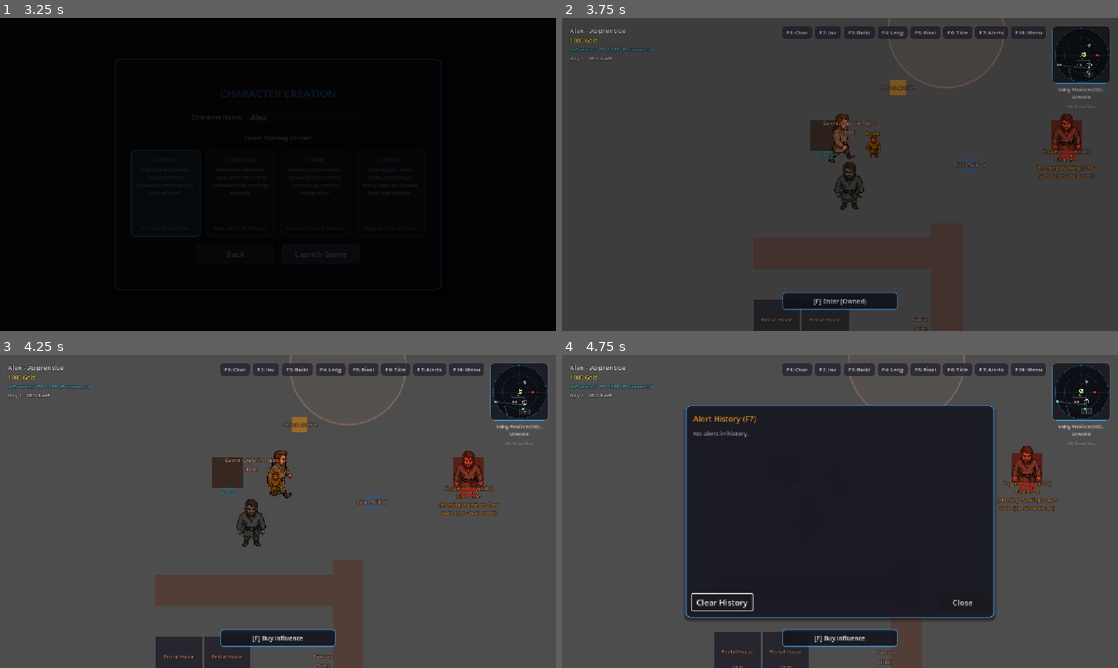
Above: before the commit, frames 1-4 (two rows, left to right).
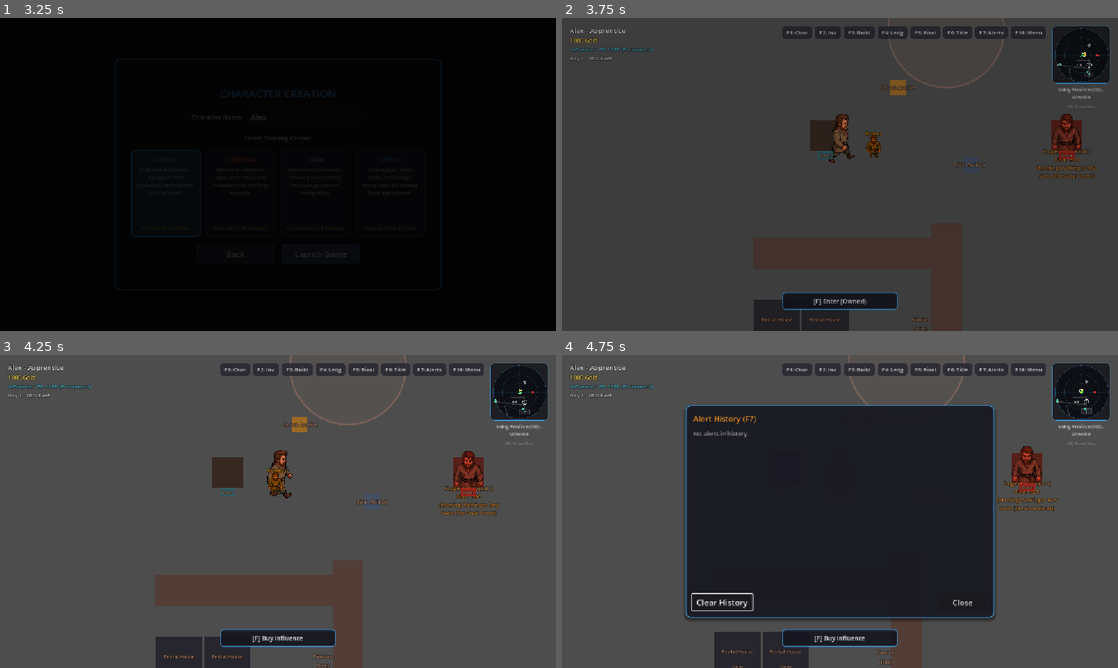
Above: after the commit, the same moments.

Repository: guimsp/guild-valley
Game: Godot game, scene res://UI/main_menu.tscn
The game is run twice, just before and just after one commit, with the same random seed, the same clock (stepped at 60 frames per second) and the same inputs.
Inputs (mouse positions are in pixels of both pictures, inside the frame that each line leads up to):
- Up to frame 1 (3.25 s): click "Start New Game" at 0.5 s; click "Next" at 1.25 s; click (305, 118) at 2.02 s; type "Alex" at 2.1 s; click "Launch Game" at 2.75 s
- Up to frame 2 (3.75 s): tap Enter (ui_accept) at 3.5 s; move the mouse to (962, 158) at 3.52 s; hold D (move_right) from 3.53 s (still down); hold R (buy_workstation) from 3.53 s (still down); click (962, 158) at 3.67 s
- Up to frame 3 (4.25 s): keep holding D (move_right); keep holding R (buy_workstation); tap Enter (ui_accept) at 3.77 s
- Up to frame 4 (4.75 s): move the mouse to (728, 527) at 4.27 s; release D (move_right) at 4.28 s; release R (buy_workstation) at 4.28 s; hold S (move_down) from 4.28 s (still down); tap F7 (hud_alerts) at 4.35 s; tap Enter (ui_accept) at 4.52 s

Frame 1 is identical in both runs. In frame 2, 0.4% of the frame differs, in the area x 47-94%, y 12-62%; in frame 3, 0.5%, in the area x 40-94%, y 12-62%; in frame 4, less than 0.1%.

Commit message:
Relocate guards to council chambers, add symmetric guild houses, and restrict guild interactions to guild members

Diff:
--- a/components/buildings/guild_hall_interior.gd
+++ b/components/buildings/guild_hall_interior.gd
@@ -22,6 +22,19 @@
 	_spawn_guild_master()
 	_spawn_office_nodes()
 
+func _get_guild_profession() -> String:
+	if parent_building and "custom_name" in parent_building:
+		var cn = parent_building.custom_name.to_lower()
+		if "craftsman" in cn:
+			return "craftsman"
+		elif "scholar" in cn:
+			return "scholar"
+		elif "tailor" in cn:
+			return "tailor"
+		elif "patreon" in cn:
+			return "patreon"
+	return "General"
+
 func _spawn_office_nodes() -> void:
 	var offices = [
 		{ "name": "Grand Chairman", "office": "Grand Chairman", "pos": Vector2(-200, 40), "color": Color(1.0, 0.85, 0.5) },
@@ -30,6 +43,7 @@
 	]
 
 	var npc_scene = load("res://entities/npc/npc.tscn")
+	var prof = _get_guild_profession()
 	for off in offices:
 		if npc_scene:
 			var npc = npc_scene.instantiate() as CharacterBody2D
@@ -41,6 +55,7 @@
 			npc.is_quest_npc = false
 			npc.set_meta("is_guild_office_npc", true)
 			npc.set_meta("office_name", off.office)
+			npc.set_meta("guild_profession", prof)
 
 			var sprite = npc.get_node_or_null("AnimatedSprite2D")
 			if sprite:
@@ -57,18 +72,7 @@
 		var gm = npc_scene.instantiate() as CharacterBody2D
 		gm.name = "GuildMaster"
 
-		var prof = "General"
-		if parent_building and "custom_name" in parent_building:
-			var cn = parent_building.custom_name.to_lower()
-			if "craftsman" in cn:
-				prof = "craftsman"
-			elif "scholar" in cn:
-				prof = "scholar"
-			elif "tailor" in cn:
-				prof = "tailor"
-			elif "patreon" in cn:
-				prof = "patreon"
-
+		var prof = _get_guild_profession()
 		gm.npc_name = prof.capitalize() + " Guild Master" if prof != "General" else "Guild Master"
 		gm.position = Vector2(0, -100)
 		gm.npc_type = NPCAIController.NPCType.TYPE_STATIC
--- a/components/buildings/lawhouse_interior.gd
+++ b/components/buildings/lawhouse_interior.gd
@@ -44,6 +44,29 @@
 		add_child(npc)
 		print("[LawhouseInterior] Spawned %s at %s" % [npc.npc_name, str(npc.position)])
 
+		# Spawn Guards on either side of the room
+		var guard_script = load("res://entities/npc/guard_patrol.gd")
+		var is_oakhaven = province == "Oakhaven Province" or "Oakhaven" in parent_building.name
+
+		var g1 = npc_scene.instantiate()
+		g1.set_script(guard_script)
+		g1.is_loaded = true
+		g1.roams_interior_only = true
+		g1.is_roaming_guard = false
+		g1.npc_name = "Guard Captain Peter" if is_oakhaven else "Guard Captain Roger"
+		g1.position = Vector2(-160, -60)
+		add_child(g1)
+
+		var g2 = npc_scene.instantiate()
+		g2.set_script(guard_script)
+		g2.is_loaded = true
+		g2.roams_interior_only = true
+		g2.is_roaming_guard = false
+		g2.npc_name = "Guard Edmund" if is_oakhaven else "Guard Walter"
+		g2.position = Vector2(160, -60)
+		add_child(g2)
+		print("[LawhouseInterior] Spawned guards: %s and %s" % [g1.npc_name, g2.npc_name])
+
 func _setup_interior_navigation() -> void:
 	if has_node("Walls"):
 		for wall in get_node("Walls").get_children():
--- a/components/production/BuildingStaffComponent.gd
+++ b/components/production/BuildingStaffComponent.gd
@@ -24,7 +24,7 @@
 	var local_unemployed = []
 	for npc in get_tree().get_nodes_in_group("NPCs"):
 		if is_instance_valid(npc) and not npc.get("is_hired") and npc.get("province") == province_name:
-			if npc.get("is_quest_npc") or npc.get("roams_interior_only") or npc.get("quest_npc_id") != "":
+			if npc.get("is_quest_npc") or npc.get("roams_interior_only") or npc.get("quest_npc_id") != "" or npc.is_in_group("Guards"):
 				continue
 			local_unemployed.append(npc)
 	while local_unemployed.size() < 3:
--- a/entities/npc/guard_patrol.gd
+++ b/entities/npc/guard_patrol.gd
@@ -3,6 +3,7 @@
 @export var is_roaming_guard: bool = false
 
 func _ready() -> void:
+	npc_type = NPCType.TYPE_STATIC
 	super._ready()
 	scan_timer = 2.0
 	add_to_group("Guards")
--- a/entities/npc/npc_ai_controller.gd
+++ b/entities/npc/npc_ai_controller.gd
@@ -899,8 +899,18 @@
 		GameState.show_npc_dialogue(self, npc_name, lines)
 
 func _interact_guild_master(player: CharacterBody2D) -> void:
+	var target_prof = get_meta("guild_profession") if has_meta("guild_profession") else "General"
+
+	if target_prof != "General" and GameState.career_levels.get(target_prof, 0) == 0:
+		var lines = [
+			"Welcome to the %s Guild Hall." % target_prof.capitalize(),
+			"I am the Guild Master, but I only deal with rank advancements for %ss." % target_prof.capitalize(),
+			"You do not belong to our guild. Please speak to your own Guild Master if you seek rank advancement."
+		]
+		GameState.show_npc_dialogue(self, npc_name, lines)
+		return
+
 	var eligible = []
-	var target_prof = get_meta("guild_profession") if has_meta("guild_profession") else "General"
 
 	# Player
 	for cr in GameState.career_levels:
@@ -990,6 +1000,18 @@
 		)
 
 func _interact_guild_office_npc(player: CharacterBody2D) -> void:
+	var target_prof = get_meta("guild_profession") if has_meta("guild_profession") else "General"
+
+	if target_prof != "General" and GameState.career_levels.get(target_prof, 0) == 0:
+		var office_name = get_meta("office_name") if has_meta("office_name") else "Office"
+		var lines = [
+			"Hello there. This is the office of the %s for the %s Guild." % [office_name, target_prof.capitalize()],
+			"I am afraid we only serve registered guild members here.",
+			"Since you are not a %s, I cannot help you." % target_prof.capitalize()
+		]
+		GameState.show_npc_dialogue(self, npc_name, lines)
+		return
+
 	var office_name = get_meta("office_name") if has_meta("office_name") else "Office"
 	var prov = GameState.get_province_of_node(self) if GameState else "Valley Province"
 
--- a/entities/world/world.gd
+++ b/entities/world/world.gd
@@ -71,11 +71,6 @@
 	_spawn_hunting_ground("Imperial Hunting Grounds", Vector2(2500, 2200))
 	_spawn_hunting_ground("Oakhaven Hunting Grounds", Vector2(7500, 2200))
 
-	# Spawn Guard Patrols programmatically
-	_spawn_guard("Guard Captain Roger", Vector2(1600, 600), false)
-	_spawn_guard("Guard Walter", Vector2(2500, 1500), true)
-	_spawn_guard("Guard Captain Peter", Vector2(5500, 600), false)
-	_spawn_guard("Guard Edmund", Vector2(7000, 1500), true)
 
 	# Spawn Fountains near public markets
 	_spawn_fountains()
@@ -376,18 +371,6 @@
 	add_child(node)
 	print("[World] Programmatically spawned hunting ground: ", node_name, " at ", pos)
 
-func _spawn_guard(guard_name: String, start_pos: Vector2, is_roaming: bool) -> void:
-	var npc_scene = load("res://entities/npc/npc.tscn")
-	if not npc_scene:
-		return
-	var guard = npc_scene.instantiate()
-	var guard_script = load("res://entities/npc/guard_patrol.gd")
-	guard.set_script(guard_script)
-	guard.npc_name = guard_name
-	guard.is_roaming_guard = is_roaming
-	guard.global_position = start_pos
-	add_child(guard)
-	print("[World] Spawned Guard: ", guard_name, " at ", start_pos, " (roaming: ", is_roaming, ")")
 
 func _spawn_wheat_field(node_name: String, pos: Vector2) -> void:
 	var mega_script = load("res://components/gathering/mega_node.gd")
--- a/entities/world/world.tscn
+++ b/entities/world/world.tscn
@@ -365,6 +365,22 @@
 is_guild = true
 custom_name = "Scholar Guild"
 
+[node name="TailorGuild" parent="ValleyCity" instance=ExtResource("16_house")]
+position = Vector2(-300, 150)
+ownership_type = "Public"
+owner_id = "Guild"
+is_buyable = false
+is_guild = true
+custom_name = "Tailor Guild"
+
+[node name="PatreonGuild" parent="ValleyCity" instance=ExtResource("16_house")]
+position = Vector2(300, 150)
+ownership_type = "Public"
+owner_id = "Guild"
+is_buyable = false
+is_guild = true
+custom_name = "Patreon Guild"
+
 [node name="PublicHall" parent="OakhavenCity" instance=ExtResource("16_house")]
 position = Vector2(350, 0)
 ownership_type = "Public"
@@ -396,6 +412,22 @@
 is_buyable = false
 is_guild = true
 custom_name = "Patreon Guild"
+
+[node name="CraftsmanGuild" parent="OakhavenCity" instance=ExtResource("16_house")]
+position = Vector2(-300, 150)
+ownership_type = "Public"
+owner_id = "Guild"
+is_buyable = false
+is_guild = true
+custom_name = "Craftsman Guild"
+
+[node name="ScholarGuild" parent="OakhavenCity" instance=ExtResource("16_house")]
+position = Vector2(300, 150)
+ownership_type = "Public"
+owner_id = "Guild"
+is_buyable = false
+is_guild = true
+custom_name = "Scholar Guild"
 
 [node name="CityPlaza" type="Area2D" parent="ValleyCity"]
 script = ExtResource("21_plaza_gd")
Not shown, changed: rival_log.txt
